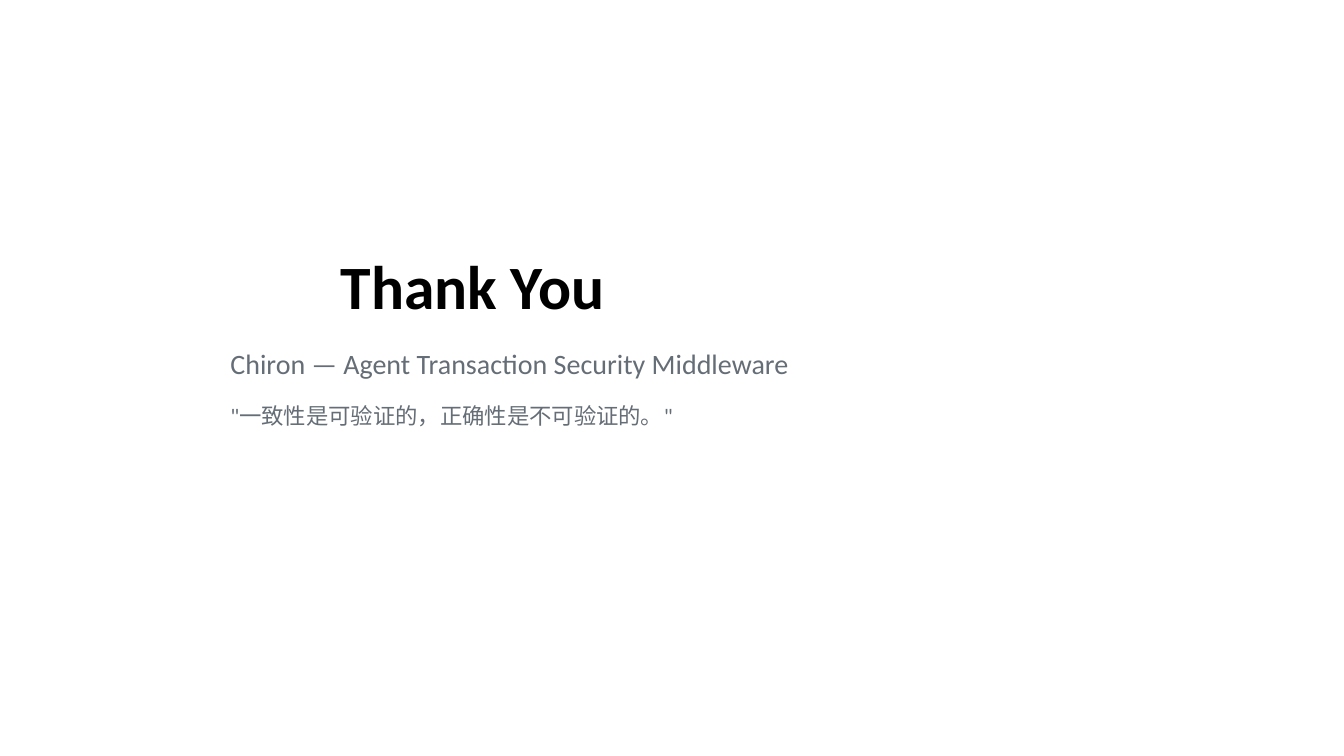
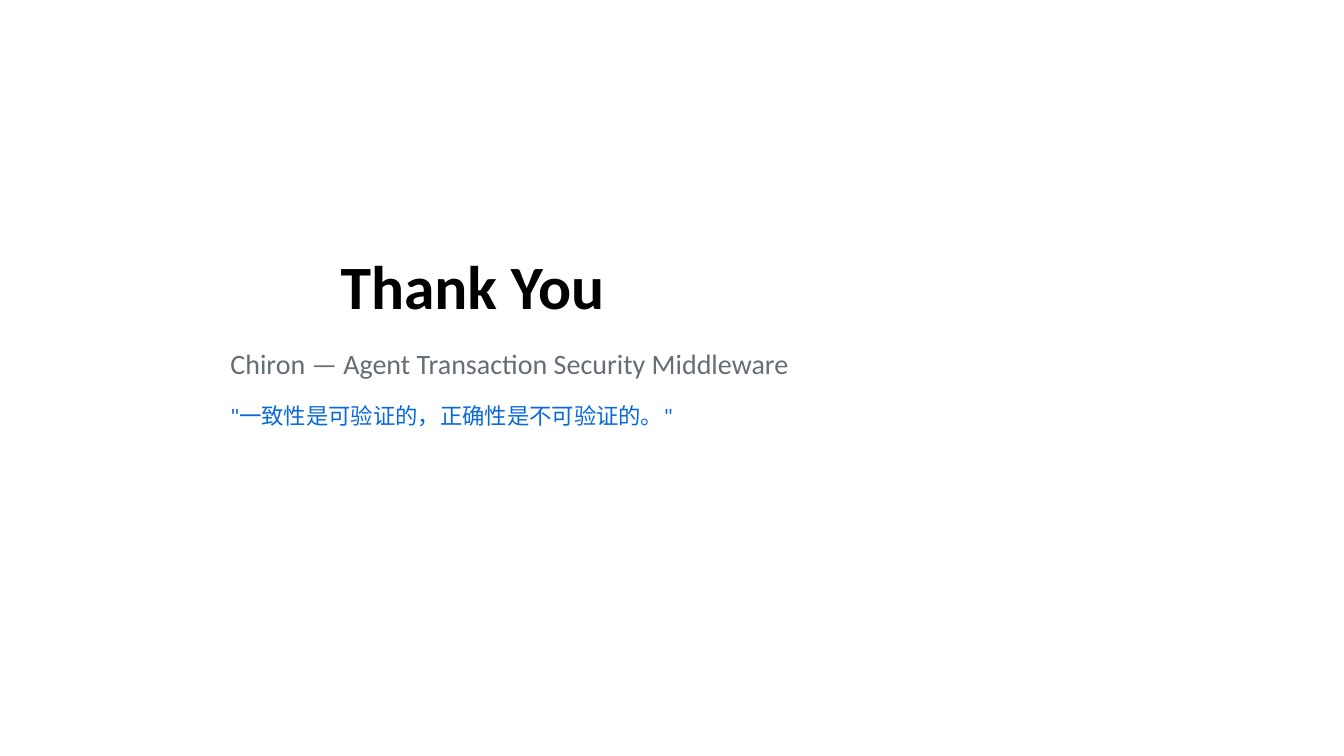
Before and after one commit to laserBea/chiron, a slide deck: slide 13 of outputs/chiron-report/Chiron-课程项目汇报.pptx. Drawn at 1344x756 pixels with LibreOffice and Linux fonts; fonts in the diff are those of the drawing. Boxes give left, top, right and bottom in pixels: in the first picture for what was removed or moved away, otherwise in the second. Text is boxed around its words. In the diff, an @@ line names an element or a change of style, - is before the commit and + after.

```diff
--- a/outputs/chiron-report/Chiron-课程项目汇报.pptx
+++ b/outputs/chiron-report/Chiron-课程项目汇报.pptx
@@ text ""一致性是可验证的，正确性是不可验证的。"" at bbox=[230, 405, 672, 427]: text colour #656D76 to #0969DA @@
```
Also in this commit, not shown: 1 other slide changed, 7 other files.
